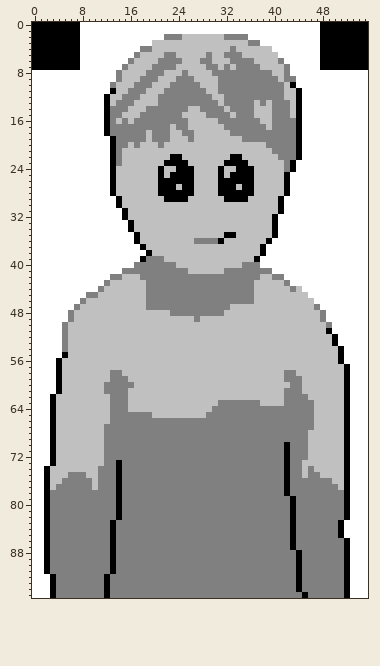
Sprite sheet -- assets/tim.prt.asset.png. Above: the version before the commit.
The file is 56x96 pixels.
After:
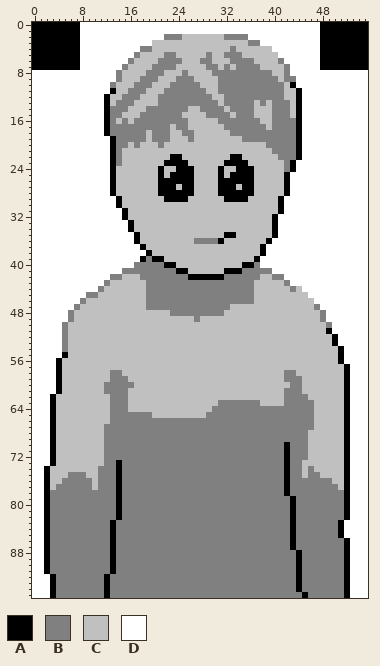
Palette (. is transparent): A #000000  B #808080  C #c0c0c0  D #ffffff
Commit message: :bento: :bug: add missing outline
From old to new:
y 39: x 20..21 BB -> AA
y 40: x 22..23 BB -> AA; x 35..36 BB -> AA
y 41: x 24..25 BB -> AA; x 32..34 BBB -> AAA
y 42: x 26..31 BBBBBB -> AAAAAA
Pixel boxes of the changes (left, top, right, bottom) in both pictures:
changed: (152, 256, 254, 280)
